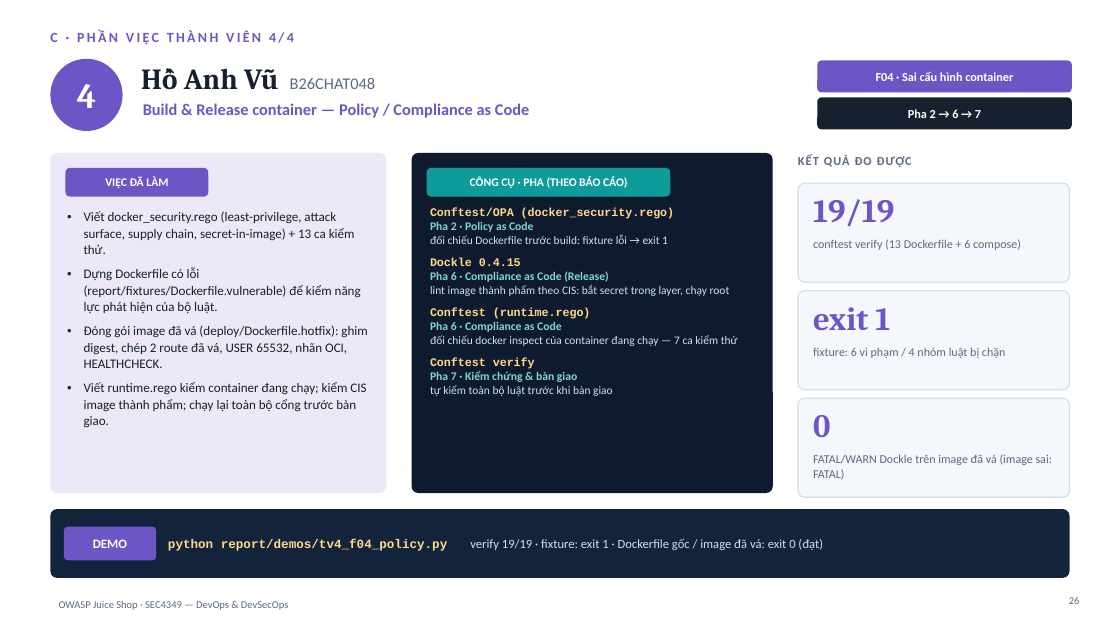
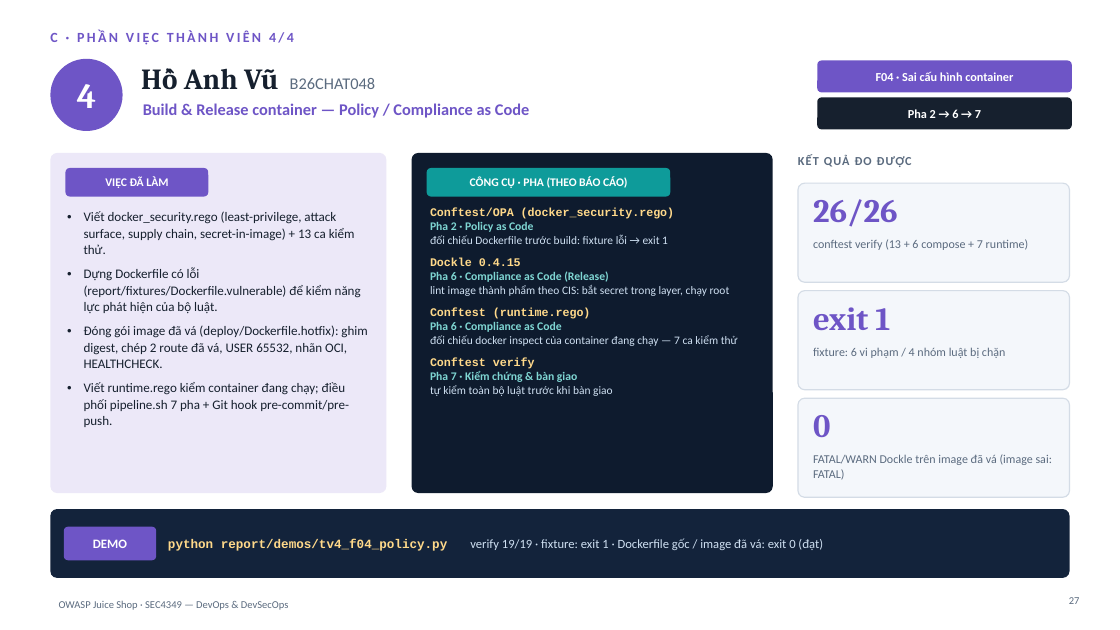
Before and after one commit to vuha211100-ui/juice-shop-sonarqube, a slide deck: slide 27 of report/SLIDE_BaoCao_JuiceShop.pptx (slide 26 before the commit). Drawn at 1120x630 pixels with LibreOffice and Linux fonts; fonts in the diff are those of the drawing. Boxes give left, top, right and bottom in pixels: in the first picture for what was removed or moved away, otherwise in the second. Text is boxed around its words. In the diff, an @@ line names an element or a change of style, - is before the commit and + after.

Commit message:
B26CHAT048: báo cáo §4.4 pipeline gắn Git, bảng cổng chạy ở đâu, mapping luật F04 → chuẩn, phân công theo công cụ; slide nhóm 28 trang

```diff
--- a/report/SLIDE_BaoCao_JuiceShop.pptx
+++ b/report/SLIDE_BaoCao_JuiceShop.pptx
@@ text at bbox=[813, 199, 898, 227]: text changed @@
-19/19
+26/26
@@ text at bbox=[813, 239, 1029, 250]: text changed @@
-conftest verify (13 Dockerfile + 6 compose)
+conftest verify (13 + 6 compose + 7 runtime)
@@ text at bbox=[84, 382, 349, 427]: text changed @@
-• Viết runtime.rego kiểm container đang chạy; kiểm CIS image thành phẩm; chạy lại toàn bộ cổng trước bàn giao.
+• Viết runtime.rego kiểm container đang chạy; điều phối pipeline.sh 7 pha + Git hook pre-commit/pre-push.
@@ page number at bbox=[1069, 597, 1080, 604]: text changed @@
-26
+27
```
Also in this commit, not shown: 4 other slides changed, 1 slide added, 7 other files.
